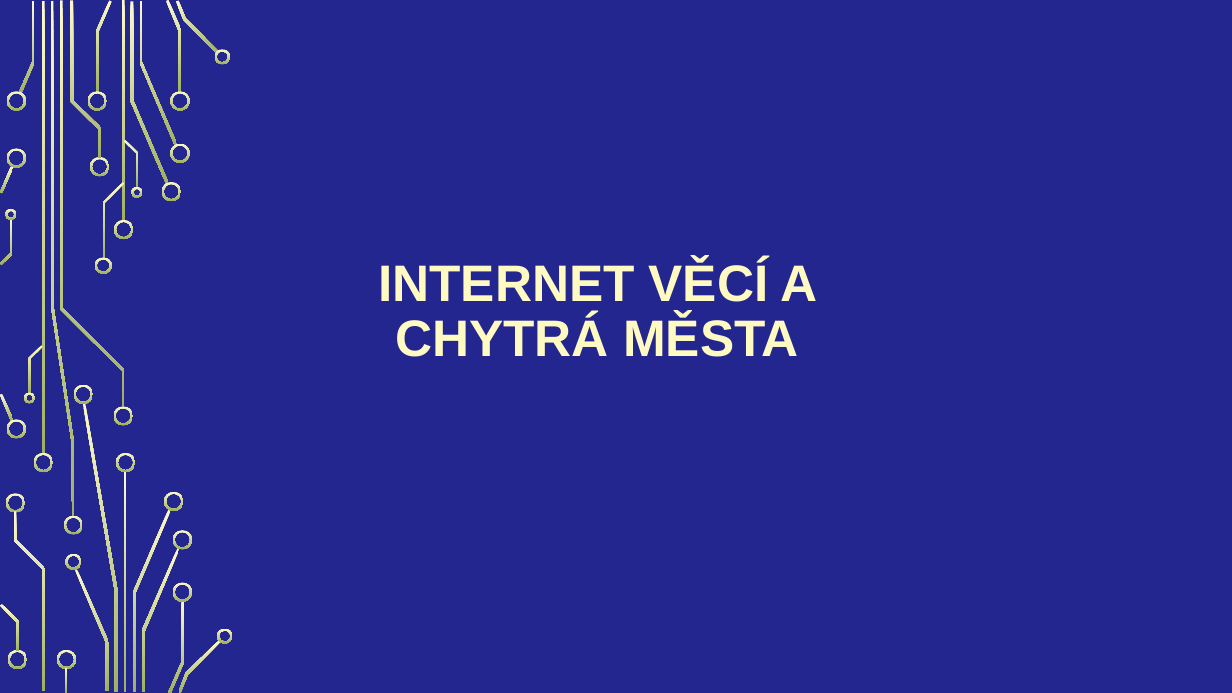
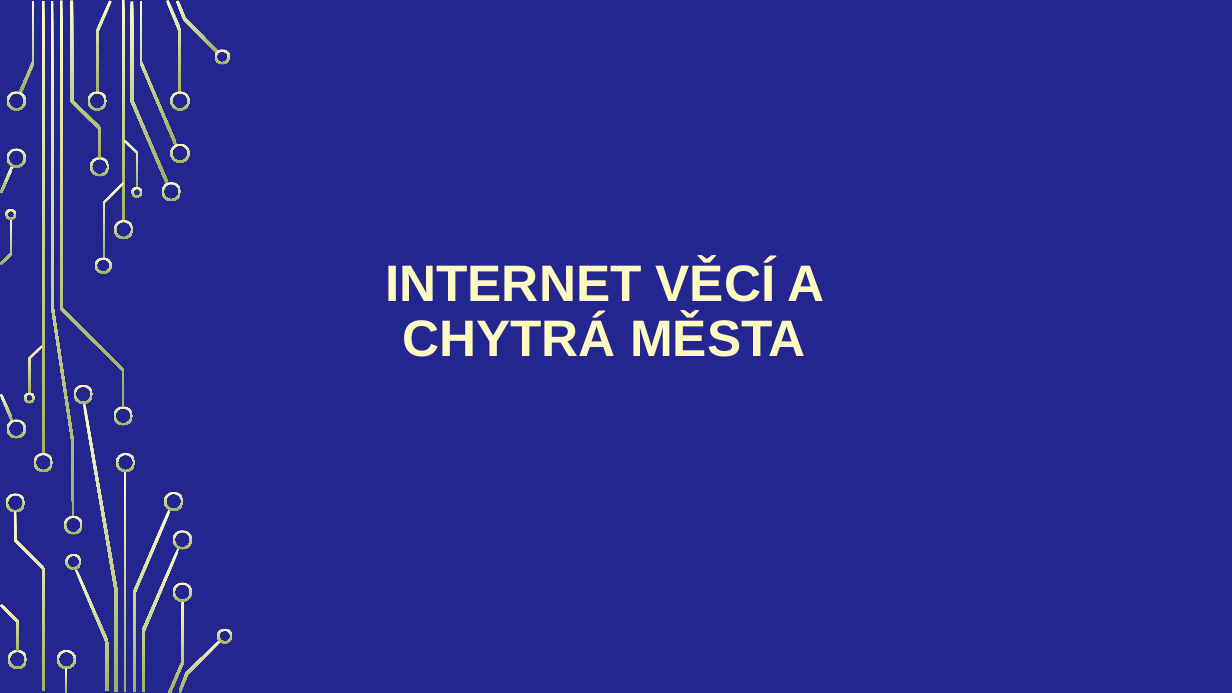
Before and after one commit to Vojta2809/Internet-v-c-a-chytr-m-sta, a slide deck: slide 1 of langsadl.pptx. Drawn at 1232x693 pixels with LibreOffice and Linux fonts; fonts in the diff are those of the drawing; background and template pictures are left out. Boxes give left, top, right and bottom in pixels: in the first picture for what was removed or moved away, otherwise in the second. Text is boxed around its words. In the diff, an @@ line names an element or a change of style, - is before the commit and + after.

```diff
--- a/langsadl.pptx
+++ b/langsadl.pptx
@@ title "INTERNET VĚCÍ A CHYTRÁ MĚSTA" moved from (x1=378, y1=260, x2=818, y2=357) to (x1=385, y1=260, x2=825, y2=357) @@
```
Also in this commit, not shown: 1 other slide changed, 2 slides added, 3 slides removed, 1 other file.
